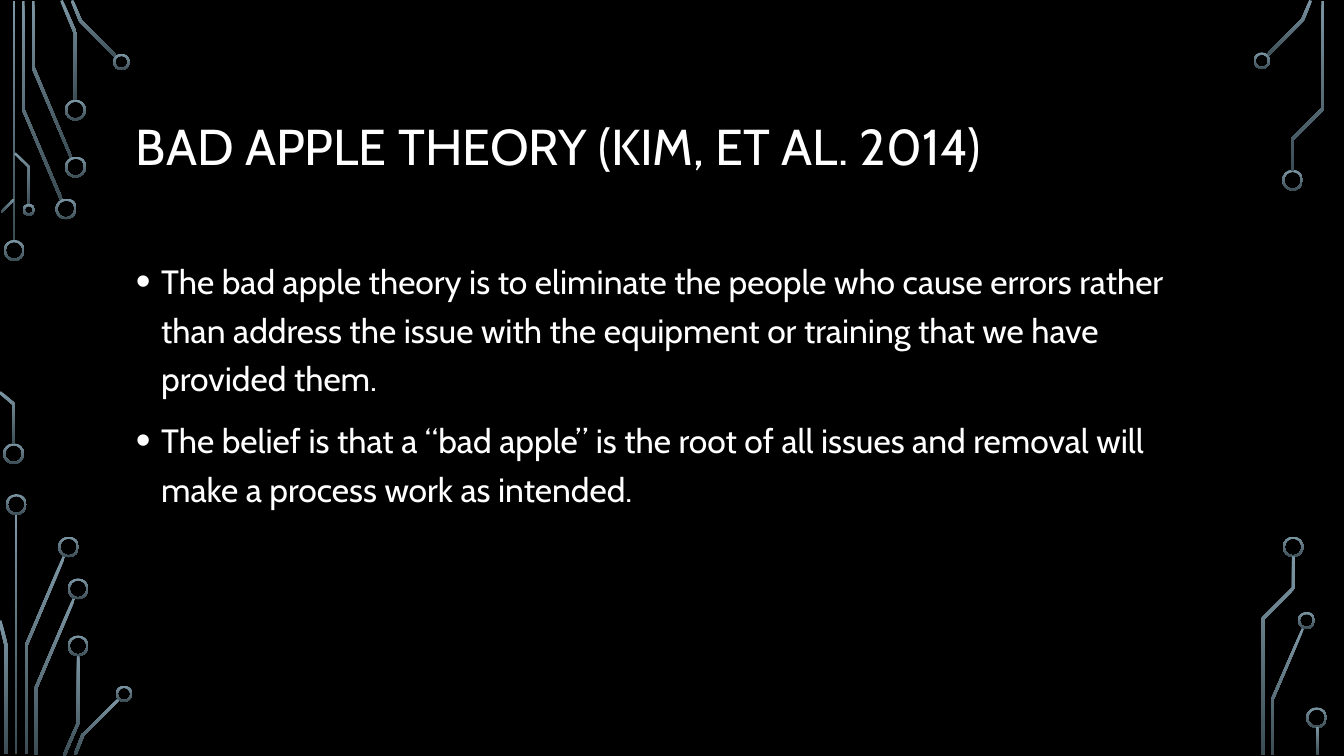
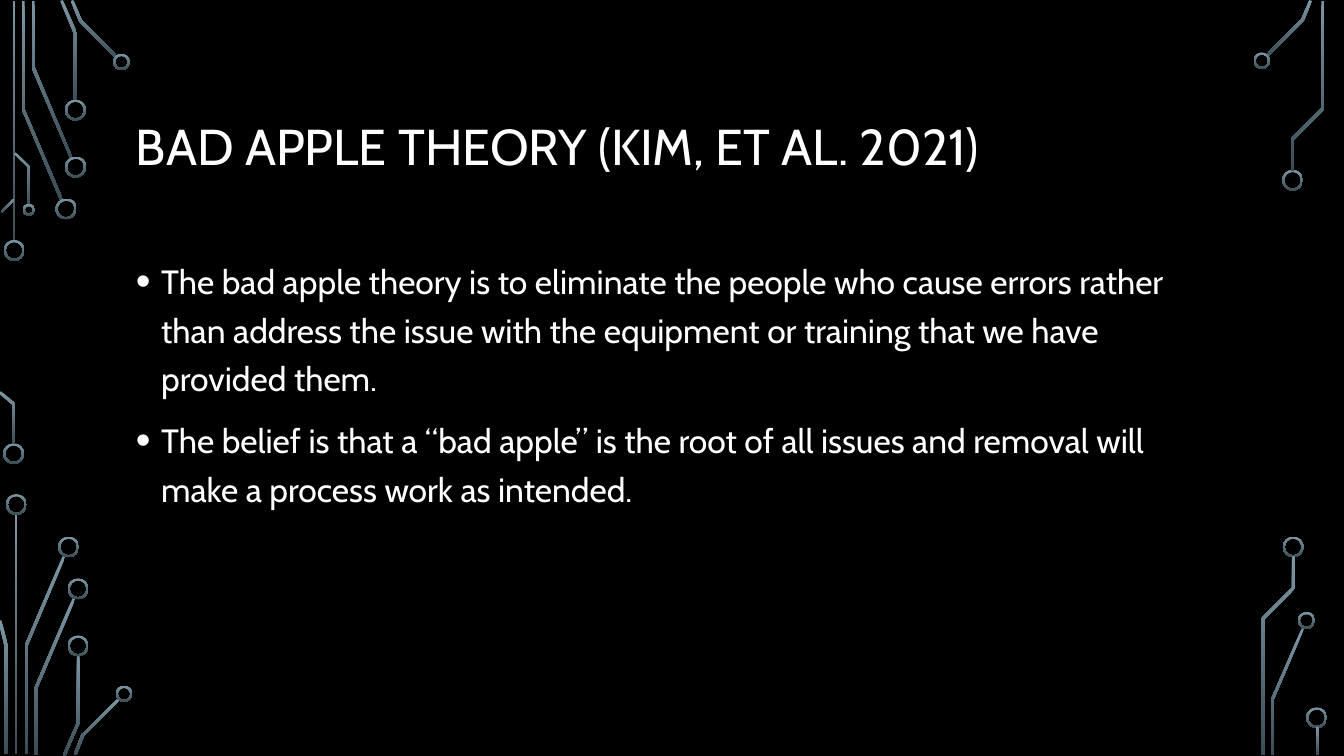
Before and after one commit to JKBRUIN/csd-380, a slide deck: slide 4 of module-09/Kellam_380Mod09_2.pptx. Drawn at 1344x756 pixels with LibreOffice and Linux fonts; fonts in the diff are those of the drawing; background and template pictures are left out. Boxes give left, top, right and bottom in pixels: in the first picture for what was removed or moved away, otherwise in the second. Text is boxed around its words. In the diff, an @@ line names an element or a change of style, - is before the commit and + after.

```diff
--- a/module-09/Kellam_380Mod09_2.pptx
+++ b/module-09/Kellam_380Mod09_2.pptx
@@ title at (x1=136, y1=127, x2=979, y2=172): text changed @@
-BAD APPLE THEORY (KIM, ET AL. 2014)
+BAD APPLE THEORY (KIM, ET AL. 2021)
```
Also in this commit, not shown: 2 other slides changed.
